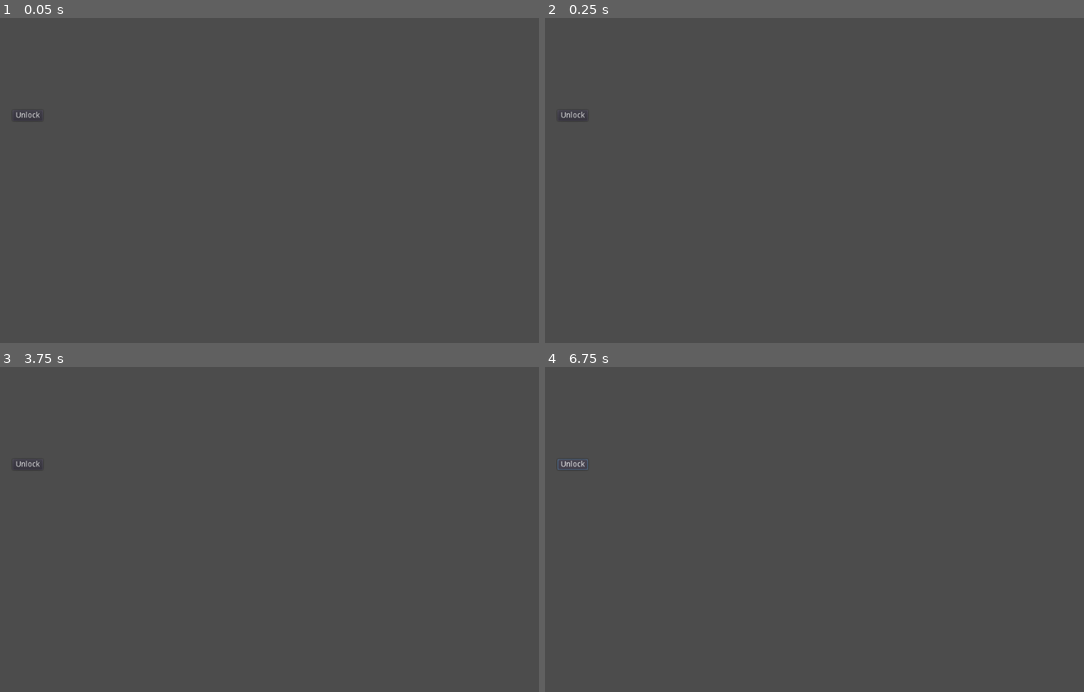
Above: before the commit, frames 1-4 (two rows, left to right).
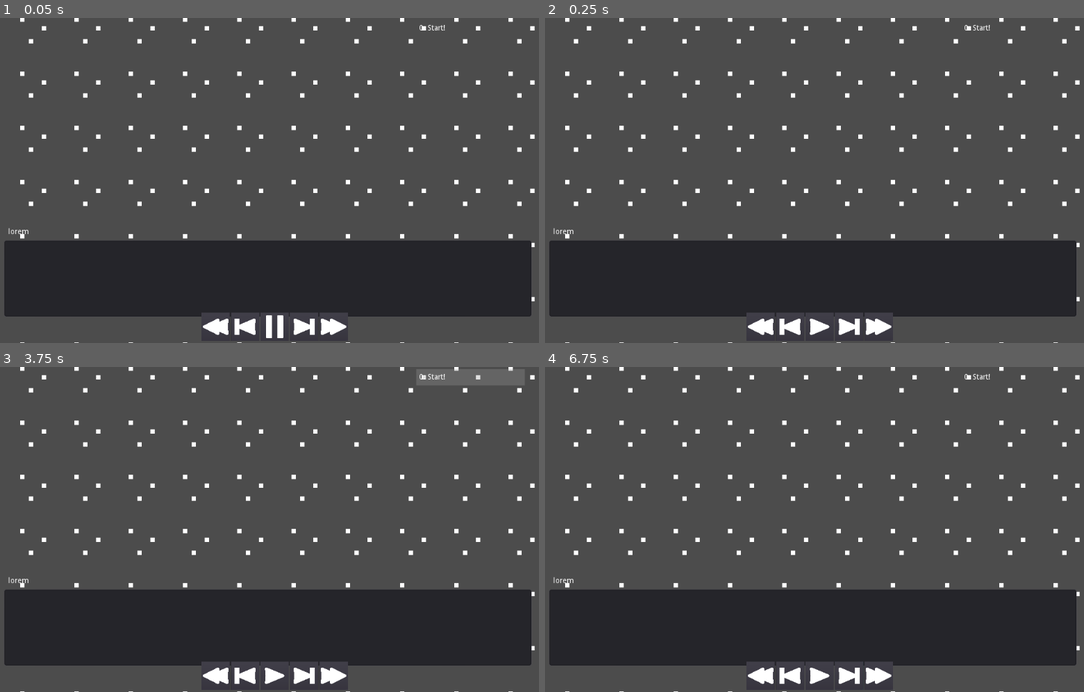
Above: after the commit, the same moments.

Repository: redxaxder/7DRL2024
Game: Godot game, scene res://playback/ViewHistory.tscn
Two runs of this game, one before a commit and one after it. Both use one fixed random seed, a clock stepped at 60 frames per second and the inputs below. Before the commit the project starts from res://ViewSkillTree.tscn.
Inputs (mouse positions are in pixels of both pictures, inside the frame that each line leads up to):
- Up to frame 1 (0.05 s): no input
- Up to frame 2 (0.25 s): no input
- Up to frame 3 (3.75 s): click (215, 675) at 0.52 s; click (215, 675) at 1.27 s; click (274, 675) at 2.02 s; click (274, 675) at 2.77 s; click (468, 376) at 3.5 s, where only the run after the commit has a clickable "0: Start!"
- Up to frame 4 (6.75 s): click (1013, 376) at 4.25 s, where only the run after the commit has a clickable "0: Start!"; click (846, 675) at 5.02 s; click (846, 675) at 5.77 s; click (571, 464) at 6.5 s, where only the run before the commit has a clickable "Unlock"

The runs differ from the first frame. In frame 1, 25% of the frame differs, in the area x 0-100%, y 0-100%; in frame 2, 25%; in frame 3, 25%; in frame 4, 25%.
Error before the commit: Parse Error: Can't preload resource at path: res://style_default.tres (res://ViewSkillTree.gd:89)
Error after the commit: Invalid call. Nonexistent function 'create_bonus' in base 'GDScript'. (res://data/encounter/EncounterDriver.gd:41)

Commit message:
Merge conflicts

Diff:
--- a/data/encounter/EncounterDriver.gd
+++ b/data/encounter/EncounterDriver.gd
@@ -1,6 +1,10 @@
 extends Resource
 
 class_name EncounterDriver
+
+
+const EncEvent = preload("res://data/encounter/EncEvent.gd")
+const Map = preload("res://data/map/Map.gd")
 
 var current_time = 0
 var queue: PriorityQueue
@@ -12,9 +16,10 @@
 var history: EncounterHistory
 var cur_idx: int = 0
 
+var map: Map
 
 var encounter_seed
-func initialize(use_seed: int = 0):
+func initialize(use_seed: int = 0, p_map: Map = null):
 	if use_seed == 0:
 		encounter_seed = randi()
 	else:
@@ -24,6 +29,9 @@
 	queue = PriorityQueue.new()
 	cur_state = EncounterState.new()
 	history = EncounterHistory.new()
+
+	map = p_map
+	map.generate()
 
 	cur_state.actors = []
 
@@ -113,8 +121,10 @@
 	dirs.append_array(diagonal)
 	for d in dirs:
 		var neighbor = actor.location + d
-		if !Constants.MAP_BOUNDARIES.has_point(neighbor):
+		if !Constants.MAP_BOUNDARIES.has_point(neighbor) || !map.is_passable(neighbor):
 			continue
+		if(neighbor.y < 0):
+			pass
 		var target = cur_state.lookup_actor(neighbor)
 		if target and target.faction != actor.faction:
 			targets.push_back(target)
--- /dev/null
+++ b/data/map/Foo.gd
@@ -0,0 +1,26 @@
+extends Resource
+
+class_name Foo
+
+# Declare member variables here. Examples:
+# var a = 2
+# var b = "text"
+
+var MAP_SIZE = Vector2(16,16)
+var tiles: Array;
+
+# Called when the node enters the scene tree for the first time.
+func _ready():
+	print('in map')
+	pass # Replace with function body.
+
+func generate():
+	tiles = [];
+	for x in MAP_SIZE.x:
+		tiles[x] = [];
+		for y in MAP_SIZE.y:
+			tiles[x][y] = Tile.new(x,y,true)
+
+# Called every frame. 'delta' is the elapsed time since the previous frame.
+#func _process(delta):
+#	pass
--- /dev/null
+++ b/data/map/Map.gd
@@ -0,0 +1,48 @@
+extends Resource
+
+class_name Map
+
+# Declare member variables here. Examples:
+# var a = 2
+# var b = "text"
+
+
+var tiles: Array
+var sprite: Sprite
+
+# Called when the node enters the scene tree for the first time.
+func _ready():
+	print('in map')
+	pass # Replace with function body.
+
+func generate():
+	tiles = [];
+	for x in Constants.MAP_BOUNDARIES.size.x:
+		tiles.append([])
+		for y in Constants.MAP_BOUNDARIES.size.y:
+			tiles[x].append(Tile.new(x,y,true))
+
+func createSprites(display: Control):
+	for x in Constants.MAP_BOUNDARIES.size.x:
+		for y in Constants.MAP_BOUNDARIES.size.y:
+			var tile = tiles[x][y]
+			var sprite = tile.sprite
+			display.add_child(sprite)
+			sprite.position = Vector2(100 * x, 100 *y)
+
+func updateSprites(scaled_size, scale_factor):
+	for x in Constants.MAP_BOUNDARIES.size.x:
+		for y in Constants.MAP_BOUNDARIES.size.y:
+			var tile = tiles[x][y]
+			var sprite = tile.sprite
+			sprite.position = Vector2(x * scaled_size, y * scaled_size)
+			sprite.scale = Vector2(scale_factor, scale_factor)
+			# TODO:
+
+func is_passable(loc: Vector2):
+	return tiles[loc.x][loc.y].passable
+
+
+# Called every frame. 'delta' is the elapsed time since the previous frame.
+#func _process(delta):
+#	pass
--- /dev/null
+++ b/data/map/Tile.gd
@@ -0,0 +1,33 @@
+extends Resource
+
+class_name Tile
+
+# Declare member variables here. Examples:
+# var a = 2
+# var b = "text"
+
+var x: int
+var y: int
+var passable: bool
+var sprite
+
+const wall_sprite = preload("res://graphics/wall.tscn")
+const floor_sprite = preload("res://graphics/floor.tscn")
+
+# Called when the node enters the scene tree for the first time.
+func _ready():
+	pass # Replace with function body.
+
+func _init(x, y, passable):
+	x = x;
+	y = y;
+	passable = passable;
+
+	if(passable):
+		sprite = floor_sprite.instance()
+	else:
+		sprite = wall_sprite.instance()
+
+# Called every frame. 'delta' is the elapsed time since the previous frame.
+#func _process(delta):
+#	pass
--- /dev/null
+++ b/graphics/floor.tscn
@@ -0,0 +1,7 @@
+[gd_scene load_steps=2 format=2]
+
+[ext_resource path="res://graphics/floor/floor.png" type="Texture" id=1]
+
+[node name="Floor" type="Sprite"]
+scale = Vector2( 8, 8 )
+texture = ExtResource( 1 )
--- a/graphics/player.tscn
+++ b/graphics/player.tscn
@@ -14,5 +14,4 @@
 [node name="Player" type="AnimatedSprite"]
 frames = SubResource( 1 )
 animation = "player"
-frame = 1
 playing = true
--- /dev/null
+++ b/graphics/wall.tscn
@@ -0,0 +1,7 @@
+[gd_scene load_steps=2 format=2]
+
+[ext_resource path="res://graphics/wall/floor.png" type="Texture" id=1]
+
+[node name="Wall" type="Sprite"]
+scale = Vector2( 8, 8 )
+texture = ExtResource( 1 )
--- a/playback/ViewHistory.gd
+++ b/playback/ViewHistory.gd
@@ -6,6 +6,7 @@
 var d
 var cursor: int = 0
 var history: EncounterHistory
+var map: Map
 func _ready():
 	randomize()
 # warning-ignore:return_value_discarded
@@ -27,7 +28,11 @@
 	progressbar.connect("scrolling", self, "progress_bar_scroll")
 
 	var driver = EncounterDriver.new()
-	driver.initialize()
+
+	map = Map.new()
+	driver.initialize(0, map)
+	map.createSprites(get_node("%display"))
+
 	while driver.tick() and driver.history.size() < turn_limit:
 		pass
 
@@ -166,6 +171,8 @@
 		sprites[i].scale = Vector2(scale_factor, scale_factor)
 		sprites[i].visible = actor.is_alive()
 
+	map.updateSprites(scaled_size, scale_factor)
+
 	var progressbar = get_node("%progress_bar")
 	progressbar.value = cursor
 	var loglines = get_node("%combat_log").get_children()
--- a/project.godot
+++ b/project.godot
@@ -65,6 +65,16 @@
 "path": "res://data/encounter/EncounterState.gd"
 }, {
 "base": "Resource",
+"class": "Foo",
+"language": "GDScript",
+"path": "res://data/map/Foo.gd"
+}, {
+"base": "Resource",
+"class": "Map",
+"language": "GDScript",
+"path": "res://data/map/Map.gd"
+}, {
+"base": "Resource",
 "class": "PriorityQueue",
 "language": "GDScript",
 "path": "res://misc/priority_queue.gd"
@@ -83,6 +93,11 @@
 "class": "StatBlock",
 "language": "GDScript",
 "path": "res://data/combat_model/StatBlock.gd"
+}, {
+"base": "Resource",
+"class": "Tile",
+"language": "GDScript",
+"path": "res://data/map/Tile.gd"
 } ]
 _global_script_class_icons={
 "Ability": "",
@@ -96,21 +111,29 @@
 "EncounterEvent": "",
 "EncounterHistory": "",
 "EncounterState": "",
+"Foo": "",
+"Map": "",
 "PriorityQueue": "",
 "Skill": "",
 "SkillTree": "",
-"StatBlock": ""
+"StatBlock": "",
+"Tile": ""
 }
 
 [application]
 
 config/name="7DRL2024"
-run/main_scene="res://ViewSkillTree.tscn"
+run/main_scene="res://playback/ViewHistory.tscn"
 config/icon="res://icon.png"
 
 [display]
 
 window/stretch/aspect="keep"
+
+[global]
+
+scen=false
+scene=false
 
 [gui]
 
@@ -185,11 +208,6 @@
 "stream": false,
 "svg/scale": 1.0
 }
-toggle={
-"deadzone": 0.5,
-"events": [ Object(InputEventKey,"resource_local_to_scene":false,"resource_name":"","device":0,"alt":false,"shift":false,"control":false,"meta":false,"command":false,"pressed":false,"scancode":0,"physical_scancode":32,"unicode":0,"echo":false,"script":null)
- ]
-}
 
 [physics]
 
Binary file removed: graphics/floor.png
Binary file added: graphics/floor/Untitled.png
Not shown, changed: graphics/floor/Untitled.png.import
Binary file added: graphics/floor/floor.png
Not shown, added: graphics/floor/floor.png.import
Binary file added: graphics/wall/floor.png
Not shown, changed: graphics/wall/floor.png.import
Renamed: graphics/wall.png -> graphics/wall/wall.png
Not shown, added: graphics/wall/wall.png.import
